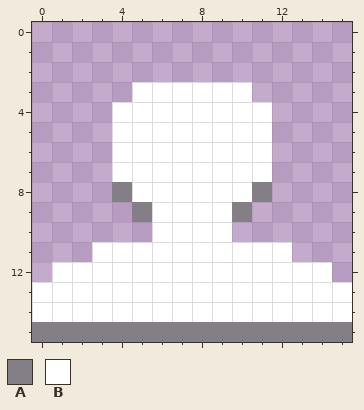
Pixel-art file, stored at Textures/UICharacter.aseprite. This is how it looked before the edit.
16x16 pixels, 1 frame.
Palette (. is transparent): A #847e87  B #ffffff
Pixels before, first column x 0:
 3 .....BBBBBB.....
 4 ....BBBBBBBB....
 5 ....BBBBBBBB....
 6 ....BBBBBBBB....
 7 ....BBBBBBBB....
 8 ....ABBBBBBA....
 9 .....ABBBBA.....
10 ......BBBB......
11 ...BBBBBBBBBB...
12 .BBBBBBBBBBBBBB.
13 BBBBBBBBBBBBBBBB
14 BBBBBBBBBBBBBBBB
15 AAAAAAAAAAAAAAAA
After:
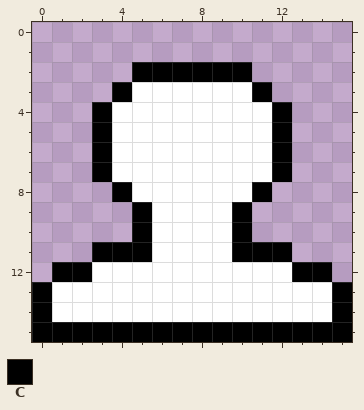
Colours new in this view: C #000000
From old to new:
Changed rows in their new state; - is an unchanged pixel.
first column x 0:
 2 -----CCCCCC-----
 3 ----C------C----
 4 ---C--------C---
 5 ---C--------C---
 6 ---C--------C---
 7 ---C--------C---
 8 ----C------C----
 9 -----C----C-----
10 -----C----C-----
11 ---CCC----CCC---
12 -CC----------CC-
13 C--------------C
14 C--------------C
15 CCCCCCCCCCCCCCCC
